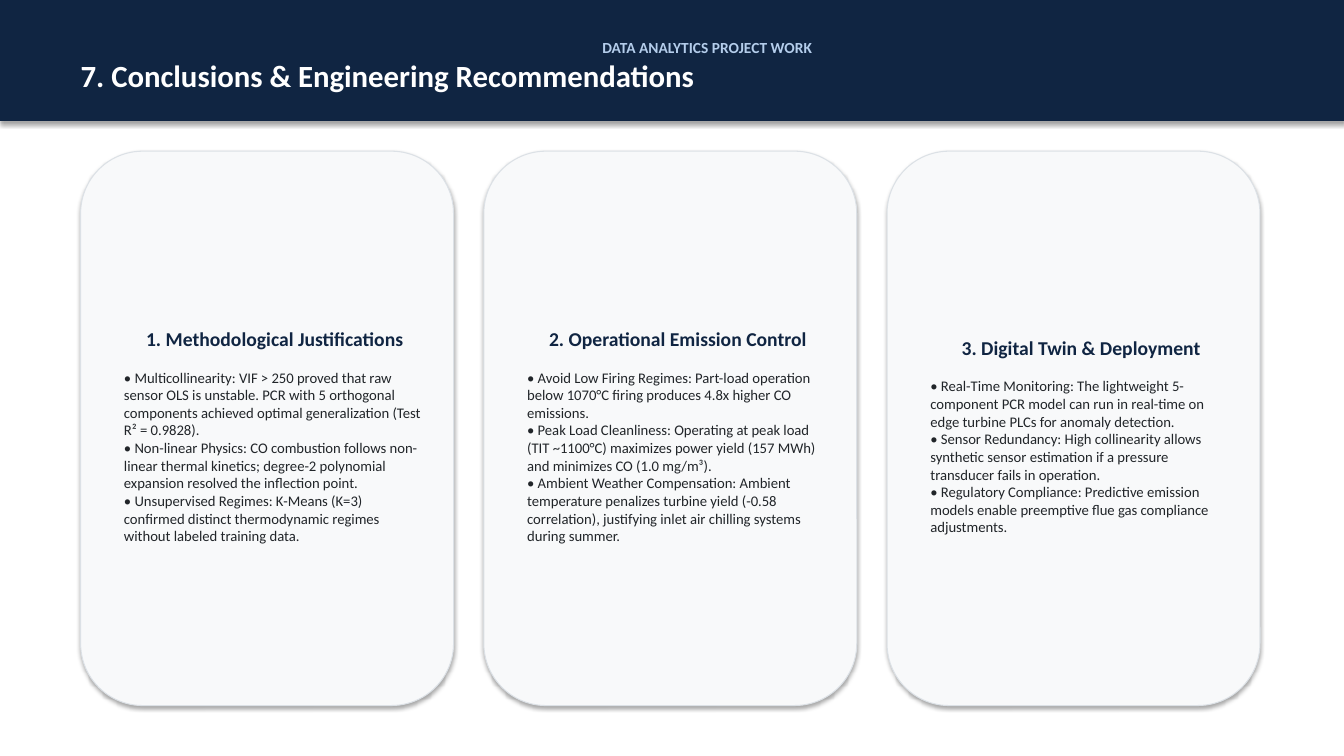
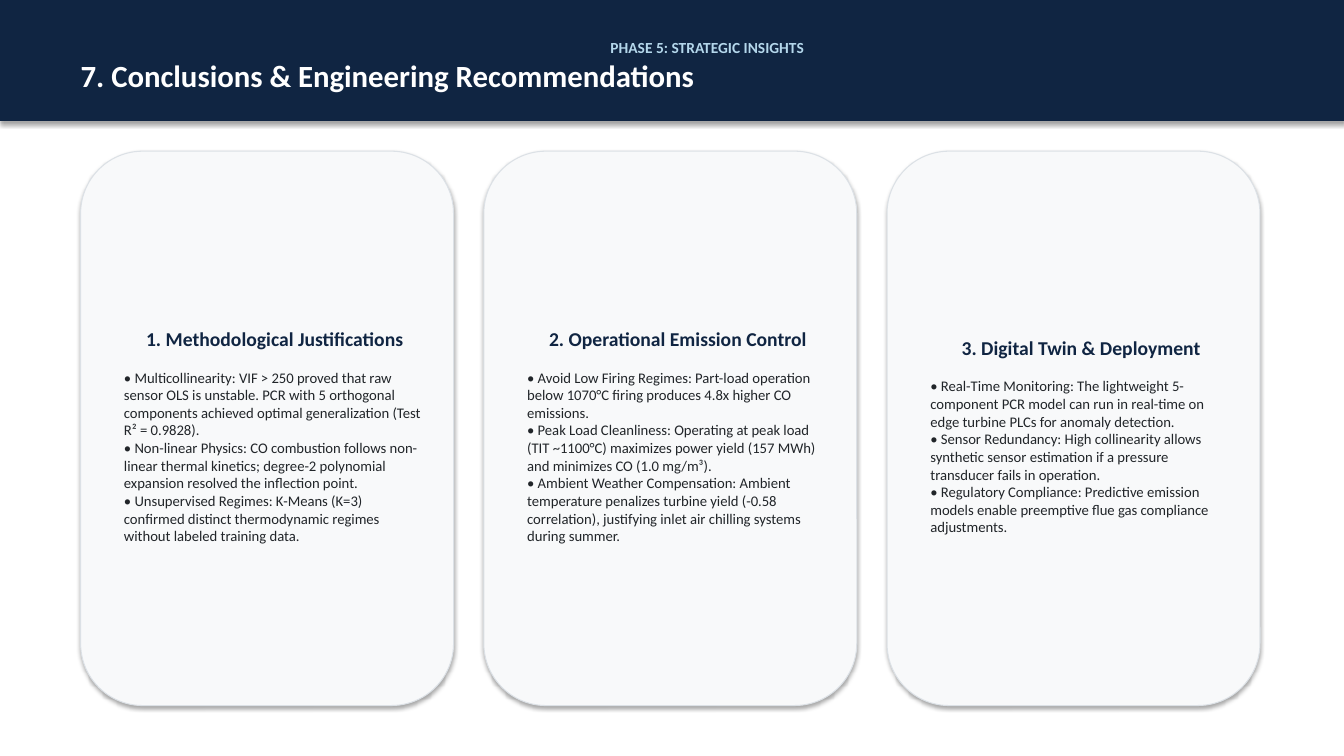
Before and after one commit to guidomariadifiore/DataAnalysisProject, a slide deck: slide 11 of presentation.pptx. Drawn at 1344x756 pixels with LibreOffice and Linux fonts; fonts in the diff are those of the drawing. Boxes give left, top, right and bottom in pixels: in the first picture for what was removed or moved away, otherwise in the second. Text is boxed around its words. In the diff, an @@ line names an element or a change of style, - is before the commit and + after.

```diff
--- a/presentation.pptx
+++ b/presentation.pptx
@@ text in rectangle at bbox=[610, 43, 804, 53]: text changed; text colour #B4CDEB to #B4D7EB @@
-DATA ANALYTICS PROJECT WORK
+PHASE 5: STRATEGIC INSIGHTS
```
Also in this commit, not shown: 11 other slides changed, 3 other files.
